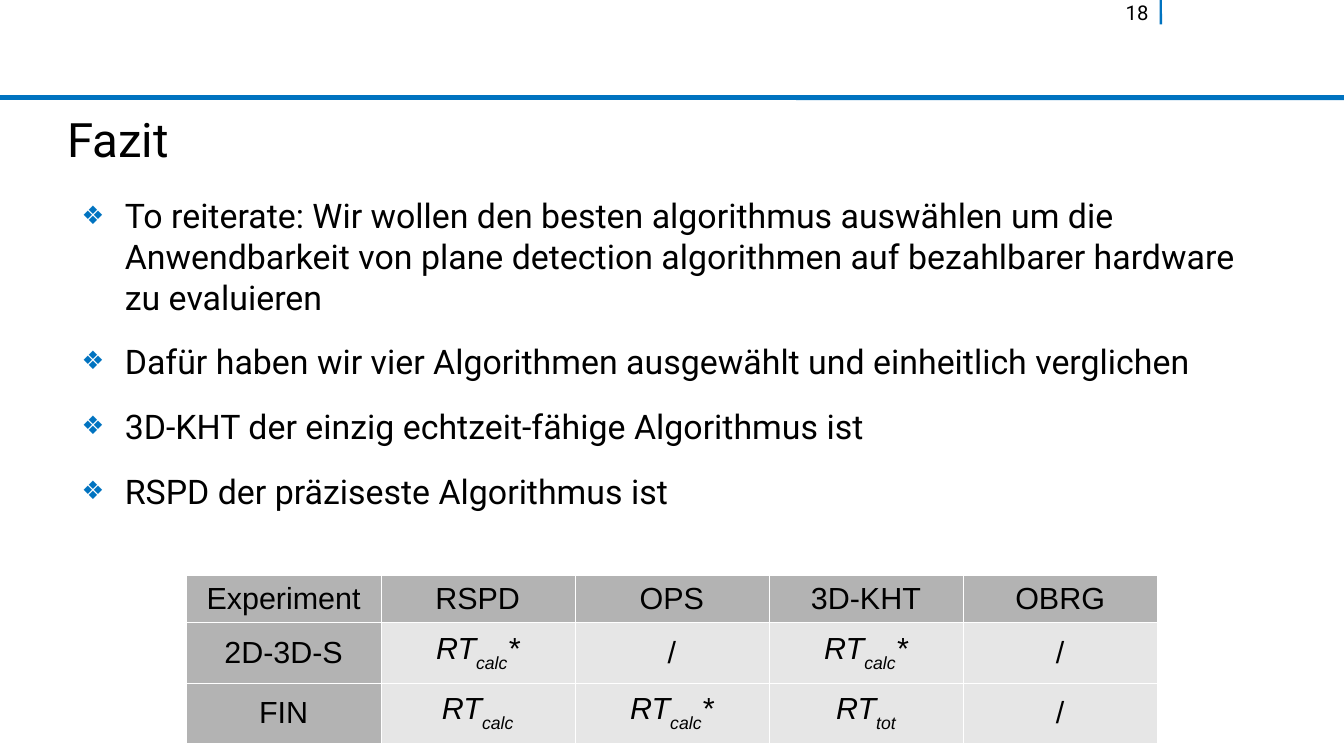
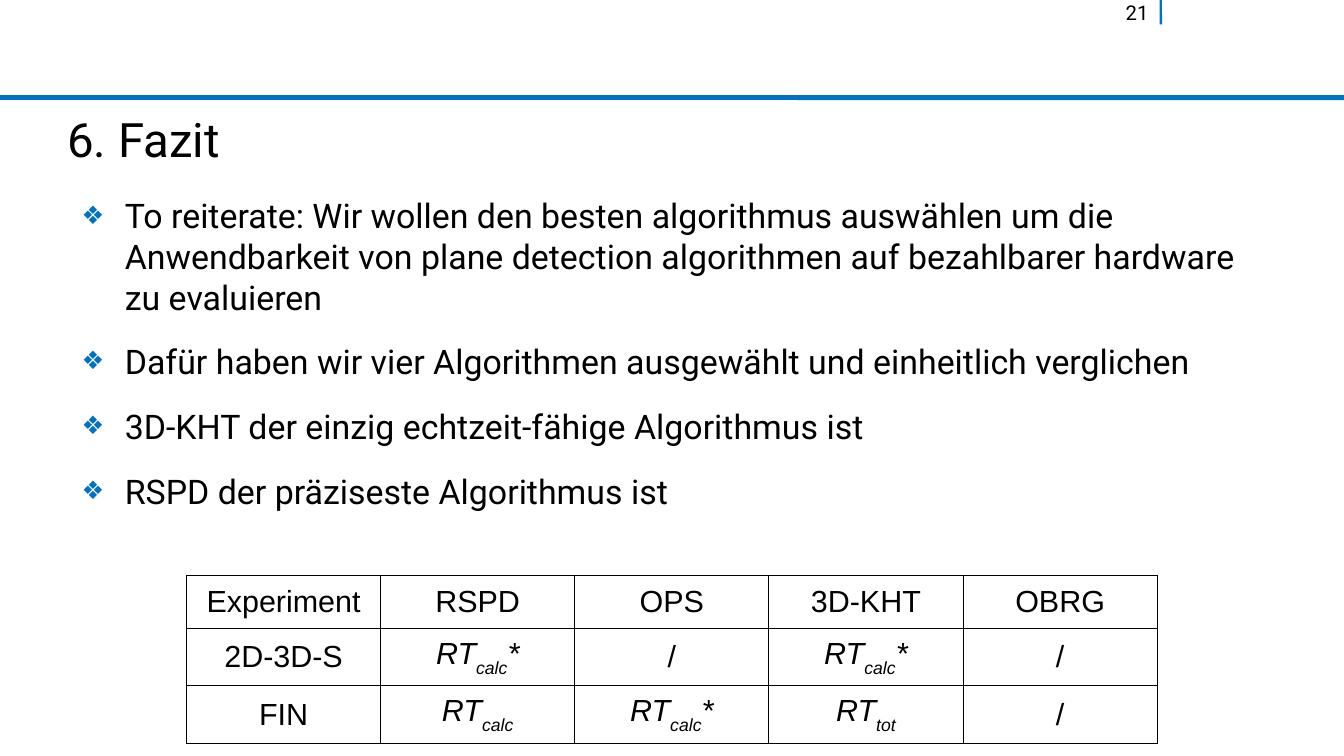
Before and after one commit to rocketman123456/Comparison-of-Real-Time-Plane-Detection-Algorithms, a slide deck: slide 21 of fin-prasentationsvorlage-libreoffice.odp (slide 18 before the commit). Drawn at 1344x756 pixels with LibreOffice and Linux fonts; fonts in the diff are those of the drawing; background and template pictures are left out. Boxes give left, top, right and bottom in pixels: in the first picture for what was removed or moved away, otherwise in the second. Text is boxed around its words. In the diff, an @@ line names an element or a change of style, - is before the commit and + after.

```diff
--- a/fin-prasentationsvorlage-libreoffice.odp
+++ b/fin-prasentationsvorlage-libreoffice.odp
@@ page number at (x1=1126, y1=5, x2=1149, y2=20): text changed @@
-18
+21
@@ title at (x1=67, y1=123, x2=220, y2=158): text changed @@
-Fazit
+6. Fazit
@@ table at (x1=187, y1=576, x2=1156, y2=743) @@
@@ fill #B3B3B3 to none in 7 cells @@
@@ fill #E6E6E6 to none in 8 cells @@
@@ borders changed @@
```
Also in this commit, not shown: 11 other slides changed, 5 slides added, 1 slide removed.
